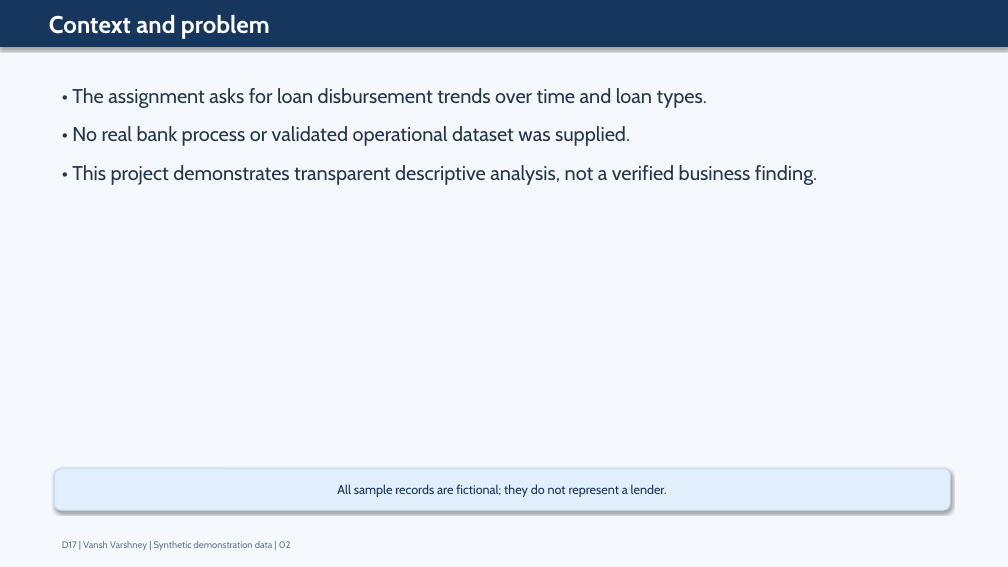
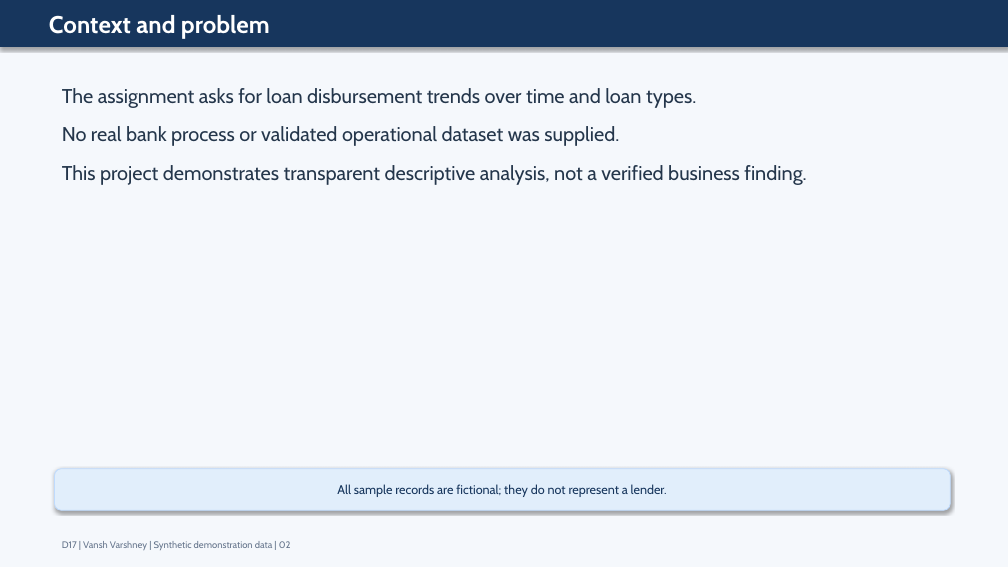
Before and after one commit to vanshvarshney59-alt/Loan-dtrendisbursement-Analysis, a slide deck: slide 2 of deliverables/18_ABES_Slide_Deck.pptx. Drawn at 1008x567 pixels with LibreOffice and Linux fonts; fonts in the diff are those of the drawing. Boxes give left, top, right and bottom in pixels: in the first picture for what was removed or moved away, otherwise in the second. Text is boxed around its words. In the diff, an @@ line names an element or a change of style, - is before the commit and + after.

```diff
--- a/deliverables/18_ABES_Slide_Deck.pptx
+++ b/deliverables/18_ABES_Slide_Deck.pptx
@@ text at box(62, 88, 806, 185): text changed @@
-• The assignment asks for loan disbursement trends over time and loan types.
-• No real bank process or validated operational dataset was supplied.
-• This project demonstrates transparent descriptive analysis, not a verified business finding.
+The assignment asks for loan disbursement trends over time and loan types.
+No real bank process or validated operational dataset was supplied.
+This project demonstrates transparent descriptive analysis, not a verified business finding.
```
Also in this commit, not shown: 11 other slides changed, 33 other files.
